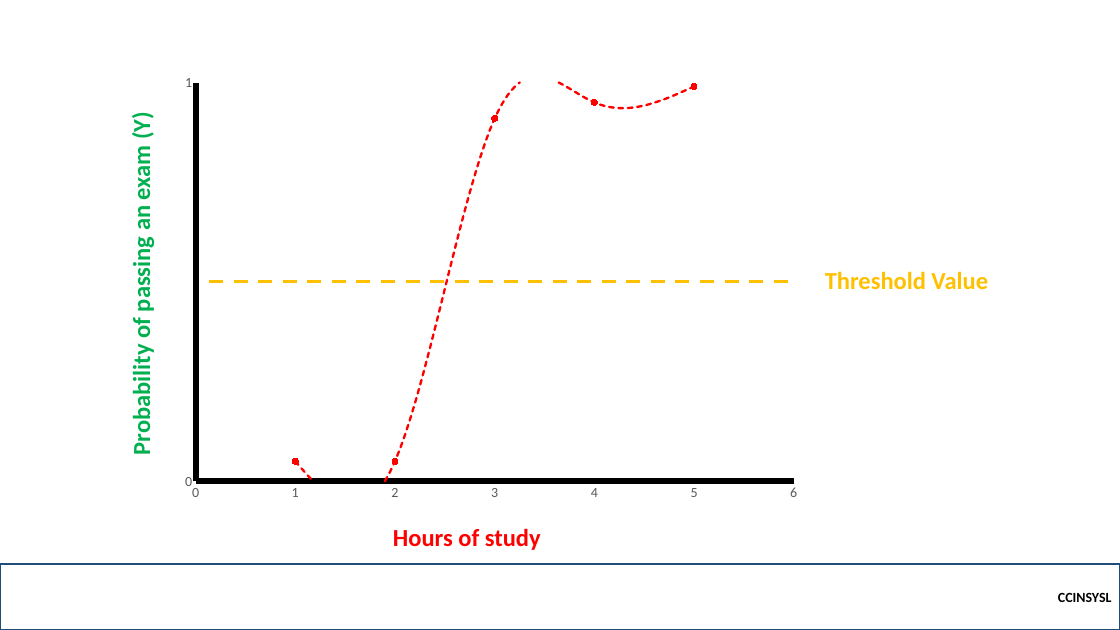
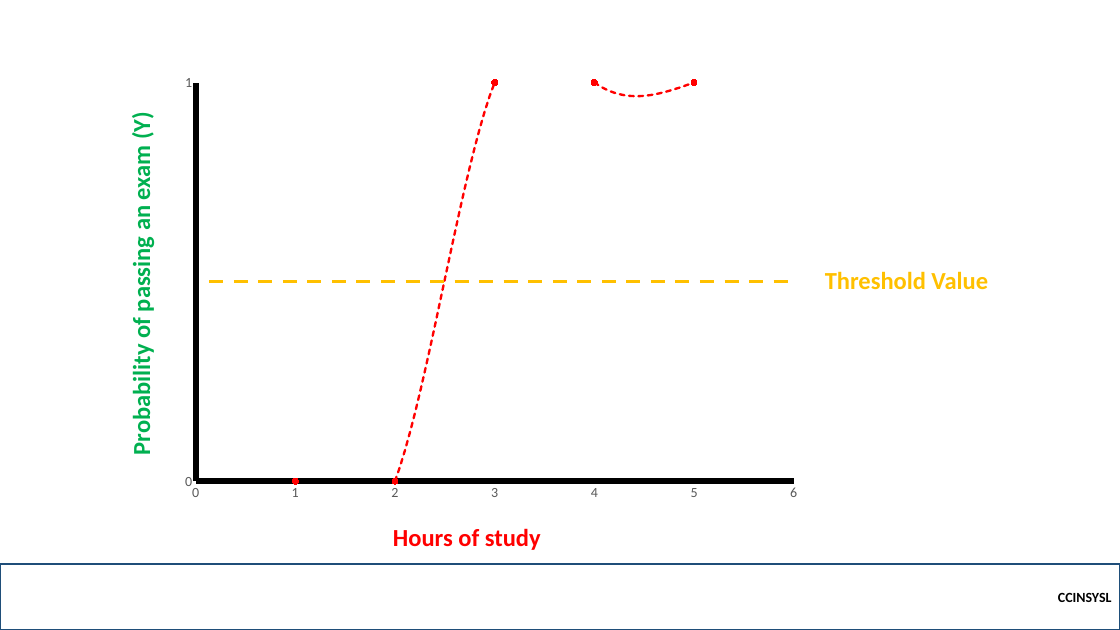
Before and after one commit to robitussin/CCINSYSL, a slide deck: slide 12 of 6 - Logistic Regression/Logistic Regression.pptx. Drawn at 1120x630 pixels with LibreOffice and Linux fonts; fonts in the diff are those of the drawing; background and template pictures are left out. Boxes give left, top, right and bottom in pixels: in the first picture for what was removed or moved away, otherwise in the second. Text is boxed around its words. In the diff, an @@ line names an element or a change of style, - is before the commit and + after.

```diff
--- a/6 - Logistic Regression/Logistic Regression.pptx
+++ b/6 - Logistic Regression/Logistic Regression.pptx
@@ scatter smooth chart at [170,74,803,518] @@
-Series 1: (1, 0.05), (2, 0.05), (3, 0.91), (4, 0.95), (5, 0.99), (-, -), (-, -), (-, -), (-, -), (-, -), (-, -), (-, -), (-, -), (-, -), (-, -), (-, -), (-, -), (-, -)
+Series 1: (1, 0), (2, 0), (3, 1), (4, 1), (5, 1), (-, -), (-, -), (-, -), (-, -), (-, -), (-, -), (-, -), (-, -), (-, -), (-, -), (-, -), (-, -), (-, -)
```
Also in this commit, not shown: 4 other files.
